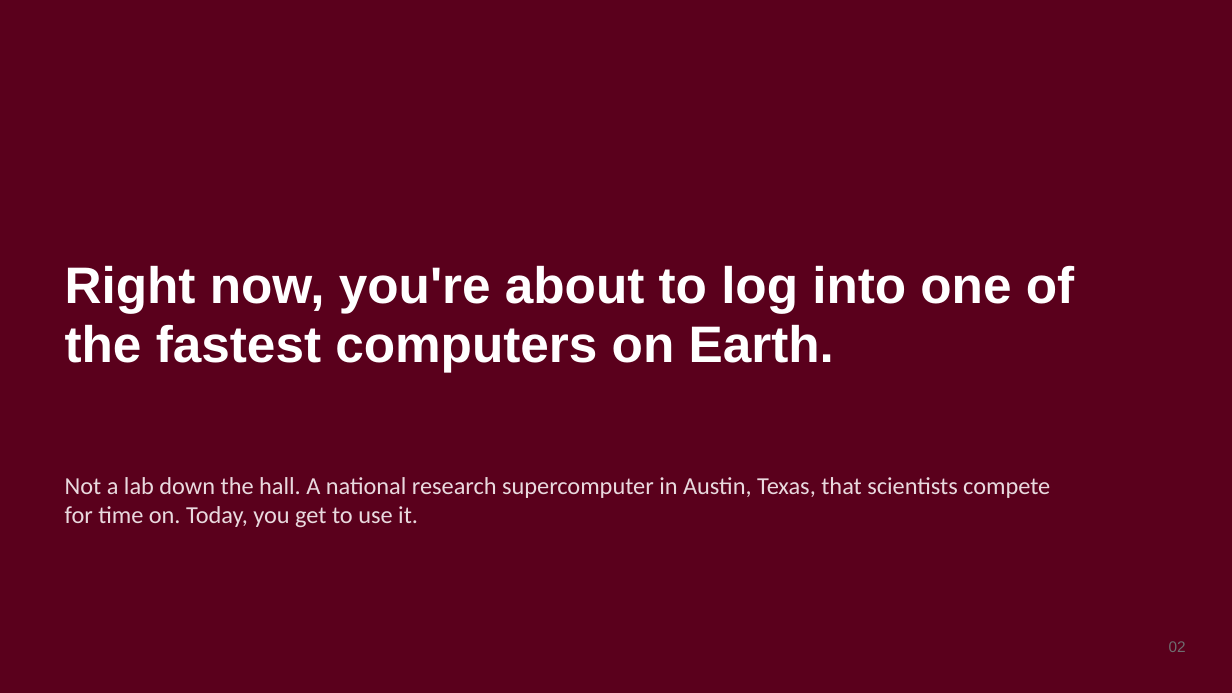
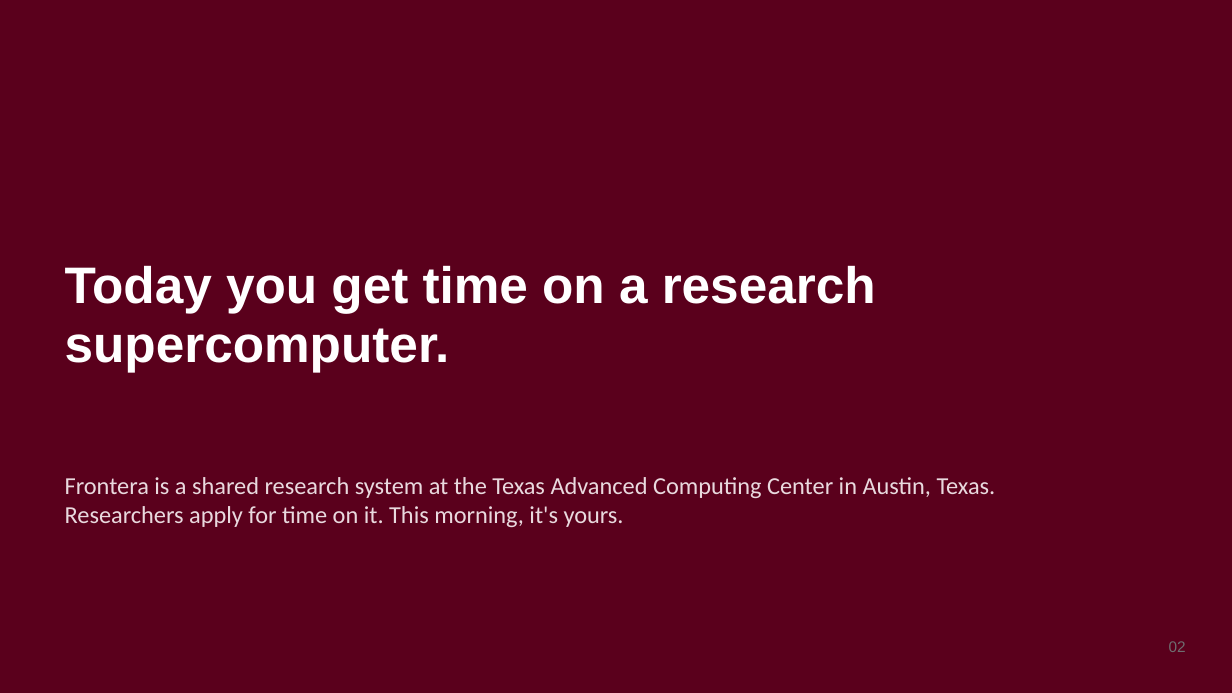
Before and after one commit to ashleyscruse/pfx-hpc, a slide deck: slide 2 of slides/pfx-hpc-slides.pptx. Drawn at 1232x693 pixels with LibreOffice and Linux fonts; fonts in the diff are those of the drawing. Boxes give left, top, right and bottom in pixels: in the first picture for what was removed or moved away, otherwise in the second. Text is boxed around its words. In the diff, an @@ line names an element or a change of style, - is before the commit and + after.

Commit message:
Replace speed superlatives with factual specs
Removes 'fastest on Earth' / 'fastest academic supercomputer' / 'most
powerful' claims from the slides, notebook, and site. Describes Frontera
by its published specs instead: 8,368 nodes, 56 cores and 192 GB per node,
468,608 cores total.

```diff
--- a/slides/pfx-hpc-slides.pptx
+++ b/slides/pfx-hpc-slides.pptx
@@ text at (x1=65, y1=265, x2=876, y2=372): text changed @@
-Right now, you're about to log into one of the fastest computers on Earth.
+Today you get time on a research supercomputer.
@@ text at (x1=65, y1=477, x2=996, y2=527): text changed @@
-Not a lab down the hall. A national research supercomputer in Austin, Texas, that scientists compete for time on. Today, you get to use it.
+Frontera is a shared research system at the Texas Advanced Computing Center in Austin, Texas. Researchers apply for time on it. This morning, it's yours.
```
Also in this commit, not shown: 4 other slides changed, 2 other files.
